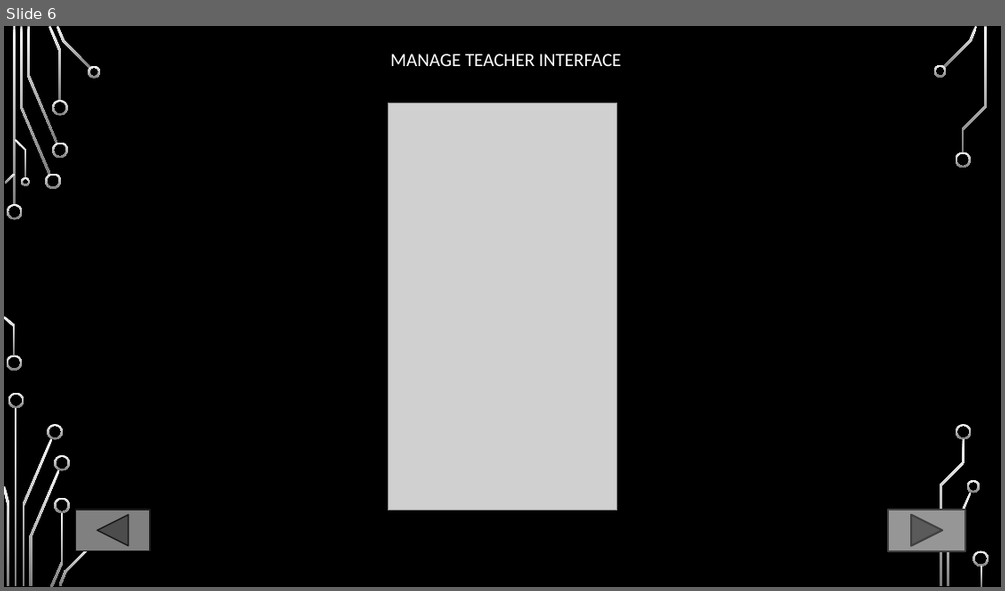
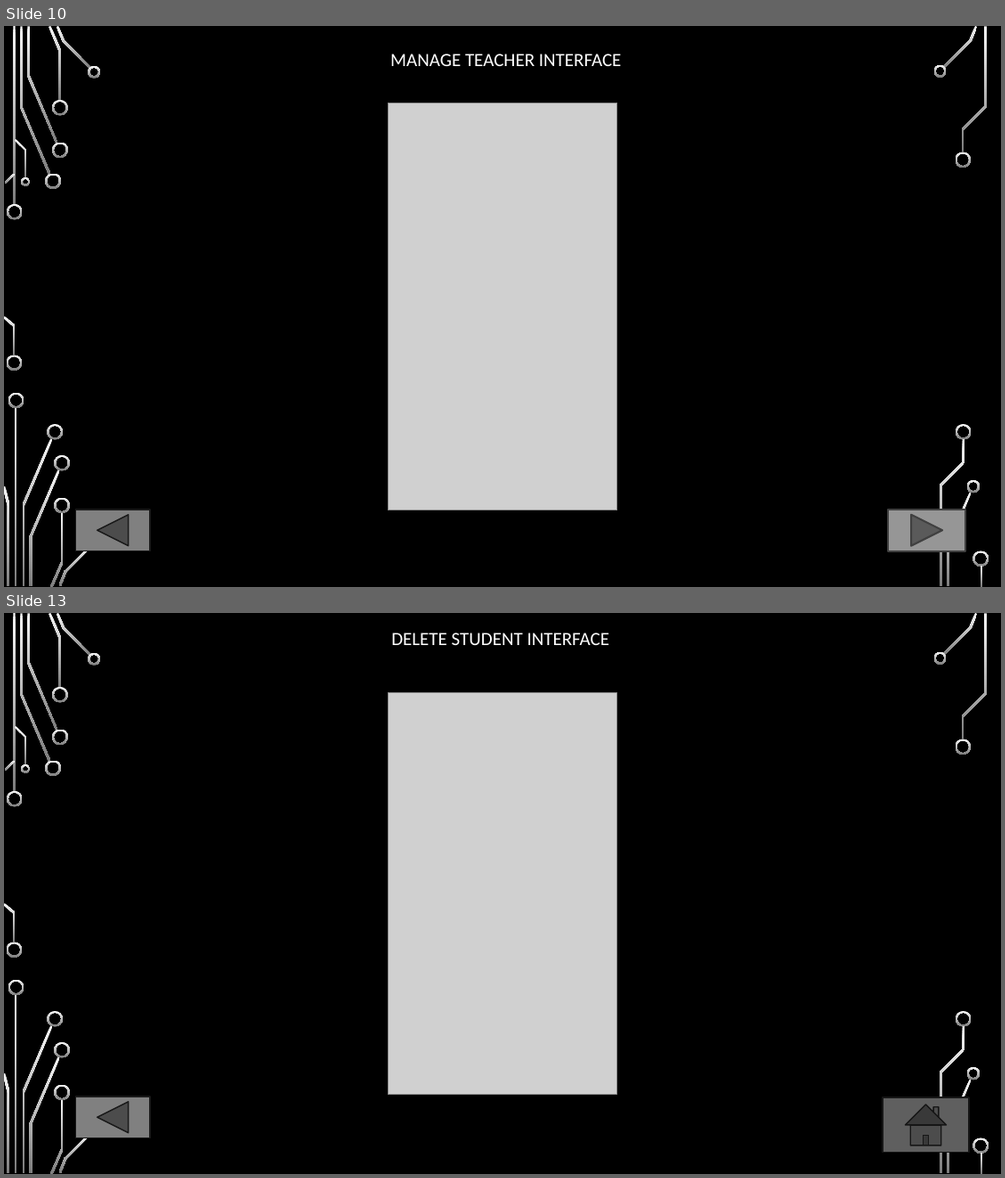
Before and after one commit to FarissAdnann/FYPGROUP2, a slide deck: Interface/INTERFACE.pptx. Shown one above the other, each under a label of ours: slide 6 before the commit, slides 10 and 13 after it; the slides between them are not shown. The pictures are 1005x591 and 1005x1178 pixels, drawn with LibreOffice and Linux fonts; fonts in the diff are those of the drawing; grey boxes stand for pictures; background and template pictures are left out. Boxes give left, top, right and bottom in pixels: in the first picture for what was removed or moved away, otherwise in the second. Text is boxed around its words. In the diff, an @@ line names an element or a change of style, - is before the commit and + after.

```diff
--- a/Interface/INTERFACE.pptx
+++ b/Interface/INTERFACE.pptx
@@ slide 13 added at box(4, 613, 1001, 1174), background picture (left out); not listed: 36 template elements that a slide beside it also shows @@
@@ text added at box(391, 633, 610, 645), 18 pt, text #FFFFFF @@
+DELETE STUDENT INTERFACE
@@ picture added at box(388, 693, 617, 1094) @@
@@ action button back previous added at box(76, 1096, 150, 1138), fill #808080, outline #191919 1.25 pt @@
@@ action button home added at box(882, 1097, 970, 1152), fill #5F5F5F, outline #161616 1.25 pt @@
@@ what was slide 6 is now slide 10 @@
```
Also in this commit, not shown: 4 slides changed, 2 other slides added, 6 other files.
